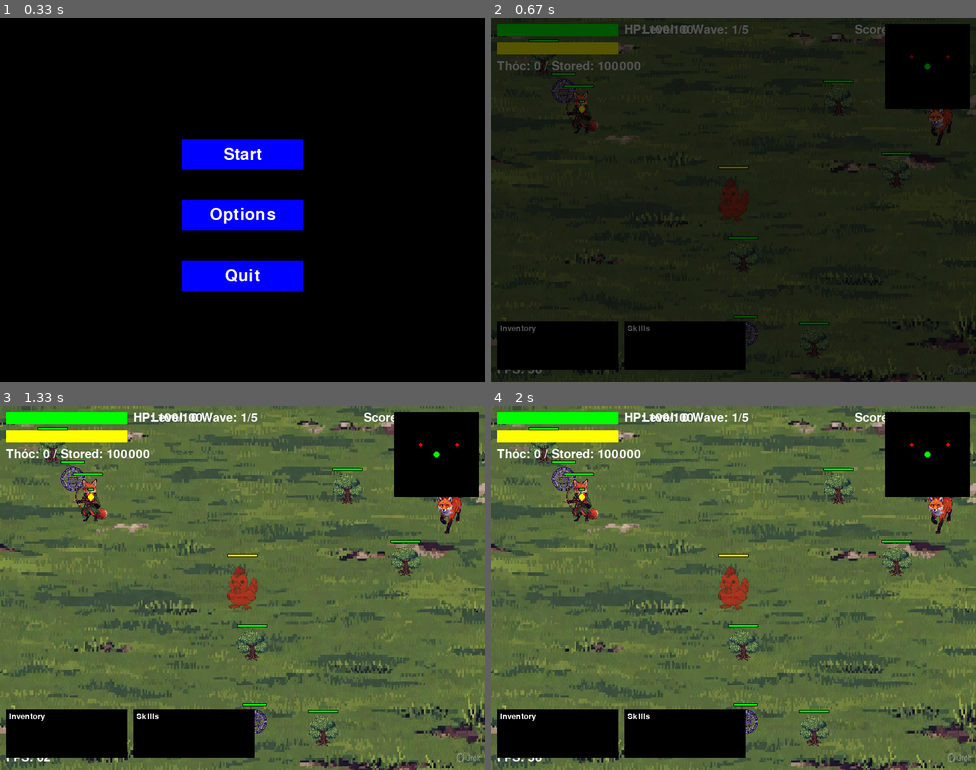
Above: before the commit, frames 1-4 (two rows, left to right).
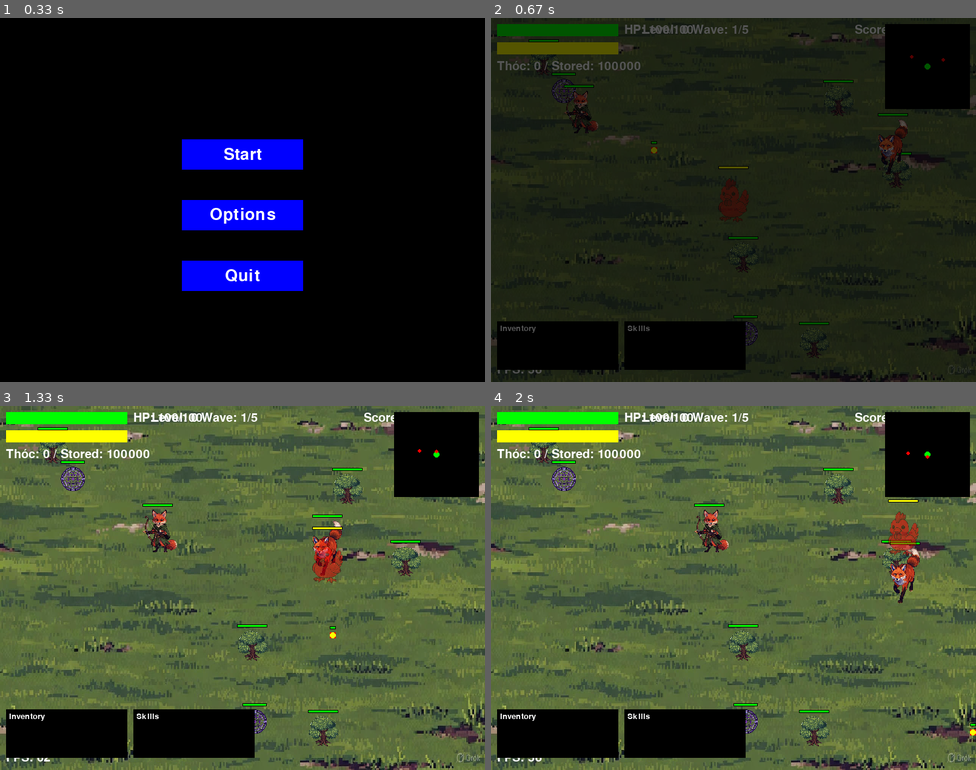
Above: after the commit, the same moments.

Repository: Zakihung/The-Chickening
Game: pygame game, started from main.py
Two runs of this game, one before a commit and one after it. Both use one fixed random seed, a clock stepped at 60 frames per second and the inputs below.
Inputs (mouse positions are in pixels of both pictures, inside the frame that each line leads up to):
- Up to frame 1 (0.33 s): no input
- Up to frame 2 (0.67 s): press the mouse at (733, 156) at 0.37 s; move the mouse to (655, 221) at 0.47 s; release the mouse at (583, 287) at 0.6 s
- Up to frame 3 (1.33 s): hold Right 0.67-1.13 s; move the mouse to (315, 460) at 0.7 s; hold Up from 1.17 s (still down)
- Up to frame 4 (2 s): release Up at 1.47 s; hold Right 1.5-1.97 s

Frame 1 is identical in both runs. In frame 2, 0.7% of the frame differs, in the area x 18-96%, y 10-43%; in frame 3, 2.6%; in frame 4, 2.8%, in the area x 15-100%, y 10-91%.

Commit message:
Update file base_entity.py

Diff:
--- a/modules/entities/base_entity.py
+++ b/modules/entities/base_entity.py
@@ -21,24 +21,27 @@
         self.alive = True  # Flag để check chết chưa
         self.image = None  # Placeholder cho sprite (load sau)
         self.direction = pygame.Vector2(0, 0)  # Vector hướng di chuyển (normalize sau)
-        self.game_screen = game_screen  # Pass to add popup
+        self.game_screen = game_screen
 
     def update(self, delta_time):
         """
         Update logic mỗi frame (di chuyển, check chết, etc.).
         Override trong subclass cho AI hoặc input.
-        :param delta_time: Thời gian giữa frames (cho movement independent FPS)
+        :param delta_time: Thời gian giữa frames (cho movement mượt, ví dụ: 1/FPS)
         """
-        # Di chuyển theo direction * speed * delta_time (frame independent)
-        self.rect.x += self.direction.x * self.speed * delta_time
-        self.rect.y += self.direction.y * self.speed * delta_time
+
+        # Di chuyển cơ bản dựa trên direction và speed
+        if self.direction.length() > 0:
+            self.direction.normalize_ip()  # Normalize để tốc độ ổn định
+            self.rect.x += self.direction.x * self.speed * delta_time * 60  # Scale với FPS 60
+            self.rect.y += self.direction.y * self.speed * delta_time * 60
 
         # Giới hạn trong màn hình (placeholder, tùy entity)
         self.rect.clamp_ip(0, 0, SCREEN_WIDTH, SCREEN_HEIGHT)
 
-        # Check chết
         if self.hp <= 0:
             self.alive = False
+            return  # Không update nếu chết
 
     def draw(self, screen):
         """
@@ -70,12 +73,13 @@
         self.hp -= damage
         if self.hp < 0:
             self.hp = 0
+
         # Damage popup
         if self.game_screen:
-            self.game_screen.popups.append({'text': str(int(damage)), 'pos': self.rect.center, 'timer': 1.0, 'color': COLOR_RED})
+            self.game_screen.popups.append(
+                {'text': str(int(damage)), 'pos': self.rect.center, 'timer': 1.0, 'color': COLOR_RED})
 
     def is_colliding_with(self, other_entity):
         """
         Check collision với entity khác.
         """
-        return rect_collision(self.rect, other_entity.rect)
